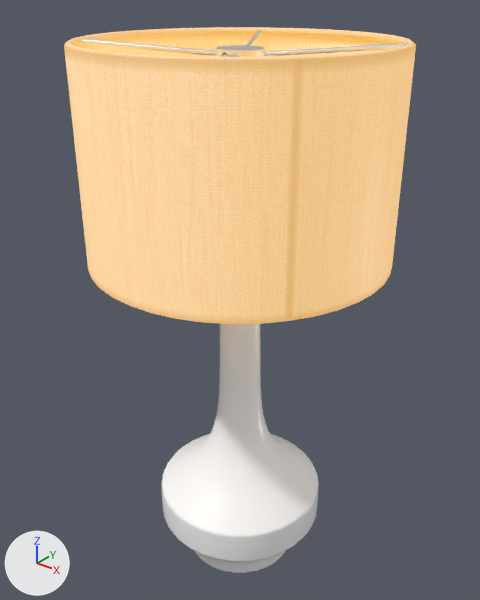
The glTF model src/assets/models/lamp.glb, before and after one commit.
Both versions are drawn from a 50 mm lens placed at (0.451, -0.563, 0.389), pointed at (-0.01, 0.012, 0.032). The lights are fixed; the arrows at lower left show +X, +Y and +Z. The first picture is the older version. Where no turn or scale is listed for an object, it has been applied to the vertices.

In view in the first picture: 'defaultMaterial.001', 'defaultMaterial.002'.
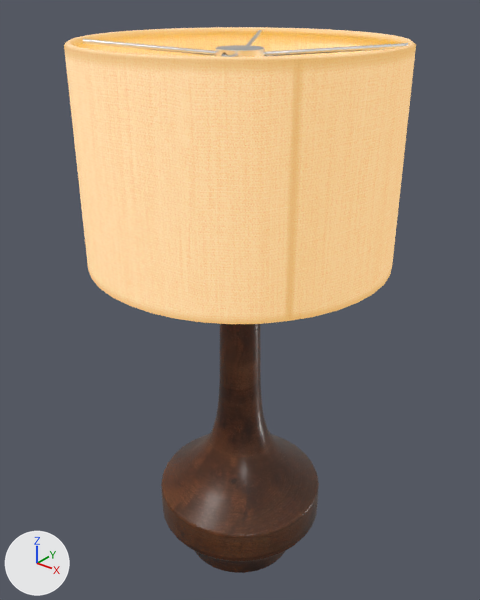
What changed in the scene script:
```text
Add img_lamp_wood_reduc:
    img_lamp_wood_reduc = load_image('lamp_wood_reduc', '_unpacked/lamp_wood_reduc', 1024, 1024, 'sRGB')
Add img_lamp_normal:
    img_lamp_normal = load_image('lamp_normal', '_unpacked/lamp_normal', 1024, 1024, 'Non-Color')
Add mat_lamp2a_main_mat_001:
    mat_lamp2a_main_mat_001 = bpy.data.materials.new('lamp2a_main_mat.001')
    # uses the picture img_image_4
    # uses the picture img_lamp_normal
    # uses the picture img_lamp_wood_reduc
Change me_defaultmaterial_001:
    where me_defaultmaterial_001.from_pydata(...)  # 1319 vertices, 2350 faces; spans x -0.147..0.147, y -0.147..0.147, z -0.333..0.331
    remove me_defaultmaterial_001.materials.append(mat_lamp2a_main_mat)
    add me_defaultmaterial_001.materials.append(mat_lamp2a_main_mat_001)
```

Pixel boxes (x1, y1, x2, y2) of what changed, in the pictures (480 x 600 px):
'defaultMaterial.001', recoloured
    both: (82, 40, 403, 573)
